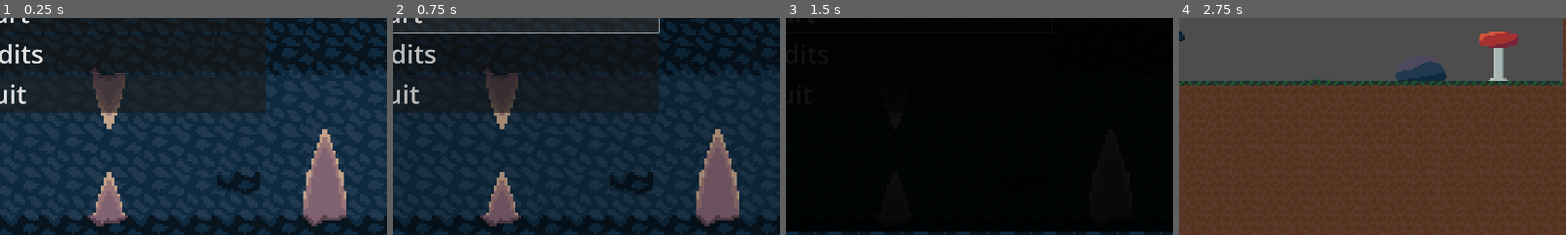
Above: before the commit, frames 1-4 (left to right).
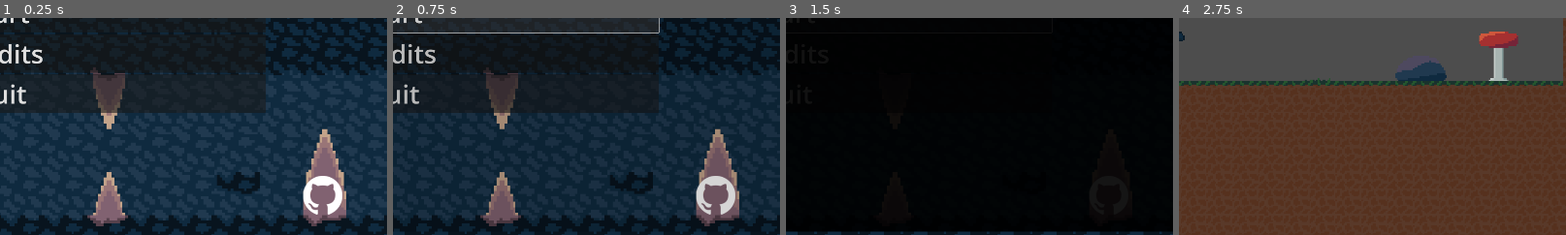
Above: after the commit, the same moments.

Repository: Sukarth/Hackclub-Jumpstart-Game
Game: Godot game, scene res://main_menu.tscn
Two runs of this game, one before a commit and one after it. Both use one fixed random seed, a clock stepped at 60 frames per second and the inputs below.
Inputs:
- Up to frame 1 (0.25 s): no input
- Up to frame 2 (0.75 s): click "Start" at 0.5 s
- Up to frame 3 (1.5 s): click "Start" at 1.25 s
- Up to frame 4 (2.75 s): tap Enter at 2 s; hold D (move_right) from 2.03 s (still down); hold F (show_progress) from 2.03 s (still down); tap Space (jump) at 2.27 s
The pictures show only the part of the screen within x 50-100%, y 50-100%; the shares and areas given below are measured in that part.

The runs differ from the first frame. In frame 1, 0.9% of the frame differs, in the area x 78-89%, y 72-91%; in frame 2, 0.9%; in frame 3, less than 0.1%; in frame 4, nothing differs.

Commit message:
github button

Diff:
--- /dev/null
+++ b/github-mark.svg
@@ -0,0 +1 @@
+<svg width="98" height="96" xmlns="http://www.w3.org/2000/svg"><path fill-rule="evenodd" clip-rule="evenodd" d="M48.854 0C21.839 0 0 22 0 49.217c0 21.756 13.993 40.172 33.405 46.69 2.427.49 3.316-1.059 3.316-2.362 0-1.141-.08-5.052-.08-9.127-13.59 2.934-16.42-5.867-16.42-5.867-2.184-5.704-5.42-7.17-5.42-7.17-4.448-3.015.324-3.015.324-3.015 4.934.326 7.523 5.052 7.523 5.052 4.367 7.496 11.404 5.378 14.235 4.074.404-3.178 1.699-5.378 3.074-6.6-10.839-1.141-22.243-5.378-22.243-24.283 0-5.378 1.94-9.778 5.014-13.2-.485-1.222-2.184-6.275.486-13.038 0 0 4.125-1.304 13.426 5.052a46.97 46.97 0 0 1 12.214-1.63c4.125 0 8.33.571 12.213 1.63 9.302-6.356 13.427-5.052 13.427-5.052 2.67 6.763.97 11.816.485 13.038 3.155 3.422 5.015 7.822 5.015 13.2 0 18.905-11.404 23.06-22.324 24.283 1.78 1.548 3.316 4.481 3.316 9.126 0 6.6-.08 11.897-.08 13.526 0 1.304.89 2.853 3.316 2.364 19.412-6.52 33.405-24.935 33.405-46.691C97.707 22 75.788 0 48.854 0z" fill="#24292f"/></svg>
--- /dev/null
+++ b/icons/github-mark-white.svg
@@ -0,0 +1 @@
+<svg width="98" height="96" xmlns="http://www.w3.org/2000/svg"><path fill-rule="evenodd" clip-rule="evenodd" d="M48.854 0C21.839 0 0 22 0 49.217c0 21.756 13.993 40.172 33.405 46.69 2.427.49 3.316-1.059 3.316-2.362 0-1.141-.08-5.052-.08-9.127-13.59 2.934-16.42-5.867-16.42-5.867-2.184-5.704-5.42-7.17-5.42-7.17-4.448-3.015.324-3.015.324-3.015 4.934.326 7.523 5.052 7.523 5.052 4.367 7.496 11.404 5.378 14.235 4.074.404-3.178 1.699-5.378 3.074-6.6-10.839-1.141-22.243-5.378-22.243-24.283 0-5.378 1.94-9.778 5.014-13.2-.485-1.222-2.184-6.275.486-13.038 0 0 4.125-1.304 13.426 5.052a46.97 46.97 0 0 1 12.214-1.63c4.125 0 8.33.571 12.213 1.63 9.302-6.356 13.427-5.052 13.427-5.052 2.67 6.763.97 11.816.485 13.038 3.155 3.422 5.015 7.822 5.015 13.2 0 18.905-11.404 23.06-22.324 24.283 1.78 1.548 3.316 4.481 3.316 9.126 0 6.6-.08 11.897-.08 13.526 0 1.304.89 2.853 3.316 2.364 19.412-6.52 33.405-24.935 33.405-46.691C97.707 22 75.788 0 48.854 0z" fill="#fff"/></svg>
--- /dev/null
+++ b/icons/github-mark.svg
@@ -0,0 +1 @@
+<svg width="98" height="96" xmlns="http://www.w3.org/2000/svg"><path fill-rule="evenodd" clip-rule="evenodd" d="M48.854 0C21.839 0 0 22 0 49.217c0 21.756 13.993 40.172 33.405 46.69 2.427.49 3.316-1.059 3.316-2.362 0-1.141-.08-5.052-.08-9.127-13.59 2.934-16.42-5.867-16.42-5.867-2.184-5.704-5.42-7.17-5.42-7.17-4.448-3.015.324-3.015.324-3.015 4.934.326 7.523 5.052 7.523 5.052 4.367 7.496 11.404 5.378 14.235 4.074.404-3.178 1.699-5.378 3.074-6.6-10.839-1.141-22.243-5.378-22.243-24.283 0-5.378 1.94-9.778 5.014-13.2-.485-1.222-2.184-6.275.486-13.038 0 0 4.125-1.304 13.426 5.052a46.97 46.97 0 0 1 12.214-1.63c4.125 0 8.33.571 12.213 1.63 9.302-6.356 13.427-5.052 13.427-5.052 2.67 6.763.97 11.816.485 13.038 3.155 3.422 5.015 7.822 5.015 13.2 0 18.905-11.404 23.06-22.324 24.283 1.78 1.548 3.316 4.481 3.316 9.126 0 6.6-.08 11.897-.08 13.526 0 1.304.89 2.853 3.316 2.364 19.412-6.52 33.405-24.935 33.405-46.691C97.707 22 75.788 0 48.854 0z" fill="#24292f"/></svg>
--- a/main_menu.tscn
+++ b/main_menu.tscn
@@ -1,8 +1,9 @@
-[gd_scene load_steps=7 format=3 uid="uid://fdr1rpk4bp1t"]
+[gd_scene load_steps=8 format=3 uid="uid://fdr1rpk4bp1t"]
 
 [ext_resource type="Script" uid="uid://chl2jix5td472" path="res://scripts/MainMenu.gd" id="1_06t4h"]
 [ext_resource type="Texture2D" uid="uid://wivhujwldiv6" path="res://res/background.png" id="2_7vrkn"]
 [ext_resource type="AudioStream" uid="uid://b17fc45ywxq28" path="res://sfx/button_click.mp3" id="3_fu7sn"]
+[ext_resource type="Texture2D" uid="uid://cr7dhjl3polq5" path="res://icons/github-mark-white.svg" id="4_jix8l"]
 
 [sub_resource type="Animation" id="Animation_7vrkn"]
 length = 0.001
@@ -128,8 +129,21 @@
 [node name="AudioStreamPlayer" type="AudioStreamPlayer" parent="."]
 stream = ExtResource("3_fu7sn")
 
+[node name="GithubButton" type="TextureButton" parent="."]
+layout_mode = 0
+offset_left = 1712.0
+offset_top = 933.0
+offset_right = 1810.0
+offset_bottom = 1029.0
+texture_normal = ExtResource("4_jix8l")
+texture_pressed = ExtResource("4_jix8l")
+texture_hover = ExtResource("4_jix8l")
+texture_disabled = ExtResource("4_jix8l")
+texture_focused = ExtResource("4_jix8l")
+
 [connection signal="ready" from="." to="." method="_on_ready"]
 [connection signal="pressed" from="MarginContainer/VBoxContainer/StartButton" to="." method="_on_start_pressed"]
 [connection signal="pressed" from="MarginContainer/VBoxContainer/CreditsButton" to="." method="_on_credits_button_pressed"]
 [connection signal="pressed" from="MarginContainer/VBoxContainer/QuitButton" to="." method="_on_quit_pressed"]
 [connection signal="animation_finished" from="FadeBox/FadeAnimator" to="." method="_on_fade_animator_animation_finished"]
+[connection signal="pressed" from="GithubButton" to="." method="_on_github_button_pressed"]
--- a/scripts/MainMenu.gd
+++ b/scripts/MainMenu.gd
@@ -64,3 +64,8 @@
 	"""Show error message to player"""
 	print("❌ Error: ", message)
 	# You could add a popup dialog here if needed
+
+
+func _on_github_button_pressed() -> void:
+	OS.shell_open("https://github.com/Sukarth/Hackclub-Jumpstart-Game")
+	pass # Replace with function body.
Not shown, added: github-mark.svg.import
Binary file added: icons/github-mark-white.png
Not shown, added: icons/github-mark-white.png.import
Not shown, added: icons/github-mark-white.svg.import
Binary file added: icons/github-mark.png
Not shown, added: icons/github-mark.png.import
Not shown, added: icons/github-mark.svg.import
